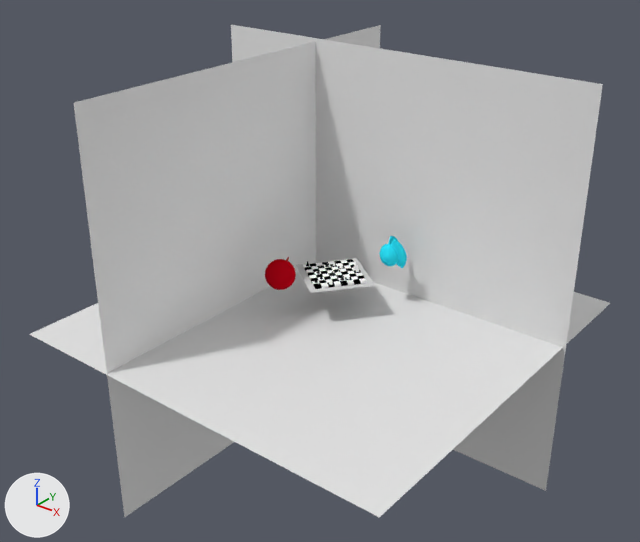
Two versions of the Blender file Kamerafahrt/04-Shots/Shot6.blend, one commit apart.
Rendered twice from a 50 mm camera at (41.2, -52.8, 36.9) aimed at (-0.9, -0.2, 4.3). Arrows for +X, +Y and +Z are at lower left; the lights stay in place.

Script lines for the objects in view, before the commit:
```python
ob_angel = bpy.data.objects.new('Angel', None)
ob_angel.location = (1.9, 3.46, 4.08)
ob_angel.rotation_euler = (0.121, 0.223, 4.557)  # degrees (6.9, 13, 261)
ob_angel.scale = (0.66, 0.66, 0.66)
ob_bauerweiß2 = bpy.data.objects.new('BauerWeiß2', None)
ob_bauerweiß2.location = (0.17, -0.22, 3.38)
ob_bauerweiß2.scale = (0.378, 0.378, 0.378)
ob_boden = bpy.data.objects.new('Boden', me_plane)
ob_boden.location = (0.0, 0.0, 0.0)
ob_boden.scale = (-17.8, -17.8, -17.8)
ob_chess = bpy.data.objects.new('chess', None)
ob_chess.location = (-1.12, 1.23, 2.17)
ob_chess.rotation_euler = (0.0, 0.0, 0.922)  # degrees (0, 0, 53)
ob_devil = bpy.data.objects.new('devil', None)
ob_devil.location = (-3.94, -1.8, 3.66)
ob_devil.rotation_euler = (0.0323, 0.279, 0.952)  # degrees (1.9, 16, 55)
ob_devil.scale = (0.763, 0.763, 0.763)
ob_königweiß = bpy.data.objects.new('KönigWeiß', None)
ob_königweiß.location = (0.07, 3.48, 2.85)
ob_königweiß.scale = (0.403, 0.403, 0.403)
# also in view: 'Wand' at (-7.9, 0.1, 3.5); 'Wand2' at (0.0, 8.0, 3.5)
```
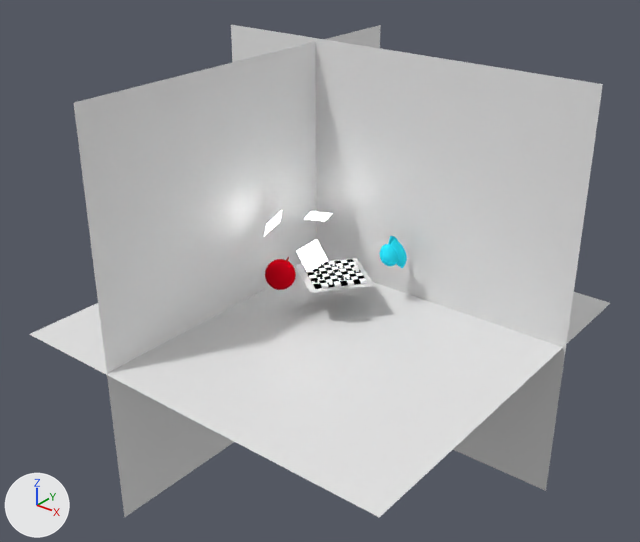
Location of each change, [x1, y1, x2, y2] in pixels of the pictures (640 x 542 px):
'chess', recoloured: [296, 258, 372, 293] in both
'devil', recoloured: [265, 257, 296, 290] in both
'Aufheller2', added: after [296, 239, 328, 272]
'Hauptlicht', added: after [304, 211, 333, 221]
'Aufheller', added: after [264, 210, 282, 236]
'KönigWeiß', recoloured: [353, 261, 357, 270] in both
'BauerSchwarz3', recoloured: [320, 264, 329, 268] in both
'DameWeiß', recoloured: [356, 265, 359, 272] in both

The change, as a list of edits to the scene's bpy script:
```text
Change mat_material_003:
    mat_material_003.base_color: (0.0, 0.0, 0.0) -> (1.0, 1.0, 1.0)  # black #000000 -> white #ffffff
Change mat_material_001:
    mat_material_001: diffuse_material('Material.001') -> emission_material('Material.001')
    mat_material_001.base_color: (1.0, 1.0, 1.0) -> (0.8, 0.8, 0.8)  # white #ffffff -> white #e7e7e7
    add mat_material_001.strength = 7.5
Change mat_material_002:
    mat_material_002: diffuse_material('Material.002') -> emission_material('Material.002')
    mat_material_002.base_color: (1.0, 1.0, 1.0) -> (0.8, 0.8, 0.8)  # white #ffffff -> white #e7e7e7
    add mat_material_002.strength = 5.5
Change mat_material_004:
    mat_material_004.base_color: (0.0254, 0.0254, 0.0254) -> (1.0, 1.0, 1.0)  # black #2c2c2c -> white #ffffff
Change mat_material:
    mat_material: diffuse_material('Material') -> emission_material('Material')
    mat_material.base_color: (0.0276, 0.809, 1.0) -> (0.8, 0.8, 0.8)  # cyan #2ee8ff -> white #e7e7e7
    add mat_material.strength = 8.0
Change mat_material_008:
    mat_material_008.base_color: (1.0, 1.0, 1.0) -> (0.549, 0.00202, 0.0107)  # white #ffffff -> red #c4071b
Change me_cone:
    where me_cone.from_pydata(...)  # 33 vertices, 33 faces; spans x -1.0..1.0, y -1.0..1.0, z -1.0..1.0
    remove me_cone.materials.append(mat_material_001)  # white #ffffff
    add me_cone.materials.append(mat_material_003)  # white #ffffff
Change me_cone_001:
    where me_cone_001.from_pydata(...)  # 33 vertices, 33 faces; spans x -1.0..1.0, y -1.0..1.0, z -1.0..1.0
    remove me_cone_001.materials.append(mat_material_002)  # white #ffffff
    add me_cone_001.materials.append(mat_material_004)  # white #ffffff
Change me_sphere_001:
    where me_sphere_001.from_pydata(...)  # 530 vertices, 560 faces; spans x -1.8..1.0, y -1.0..1.69, z -1.32..1.49
    remove me_sphere_001.materials.append(mat_material)  # cyan #2ee8ff
    add me_sphere_001.materials.append(mat_material_007)  # cyan #2ee8ff
Change me_sphere:
    where me_sphere.from_pydata(...)  # 490 vertices, 520 faces; spans x -1.0..1.0, y -1.0..1.0, z -1.0..1.14
    remove me_sphere.materials.append(mat_material_005)  # red #c3071b
    add me_sphere.materials.append(mat_material_008)  # red #c4071b
Add me_plane_001_1:
    me_plane_001_1.from_pydata([(-1.0, -1.0, 0.0), (1.0, -1.0, 0.0), (-1.0, 1.0, 0.0), (1.0, 1.0, 0.0)], [], [(0, 1, 3, 2)])
    me_plane_001_1.materials.append(mat_material)  # white #e7e7e7
Add me_plane_004_1:
    me_plane_004_1.from_pydata([(-1.0, -1.0, 0.0), (1.0, -1.0, 0.0), (-1.0, 1.0, 0.0), (1.0, 1.0, 0.0)], [], [(0, 1, 3, 2)])
    me_plane_004_1.materials.append(mat_material_001)  # white #e7e7e7
Add me_plane_005_1:
    me_plane_005_1.from_pydata([(-1.0, -1.0, 0.0), (1.0, -1.0, 0.0), (-1.0, 1.0, 0.0), (1.0, 1.0, 0.0)], [], [(0, 1, 3, 2)])
    me_plane_005_1.materials.append(mat_material_002)  # white #e7e7e7
Add ob_hauptlicht:
    ob_hauptlicht = bpy.data.objects.new('Hauptlicht', me_plane_001_1)
    ob_hauptlicht.location = (-4.15, 3.61, 7.21)
    ob_hauptlicht.rotation_euler = (-0.289, -0.721, -0.43)  # degrees (-17, -41, -25)
Add ob_aufheller:
    ob_aufheller = bpy.data.objects.new('Aufheller', me_plane_004_1)
    ob_aufheller.location = (-5.01, -1.35, 7.99)
    ob_aufheller.rotation_euler = (0.805, 0.139, -0.948)  # degrees (46, 8, -54)
Add ob_aufheller2:
    ob_aufheller2 = bpy.data.objects.new('Aufheller2', me_plane_005_1)
    ob_aufheller2.location = (-0.14, -2.17, 6.66)
    ob_aufheller2.rotation_euler = (-4.015, -0.812, 2.987)  # degrees (-230, -47, 171)
```
